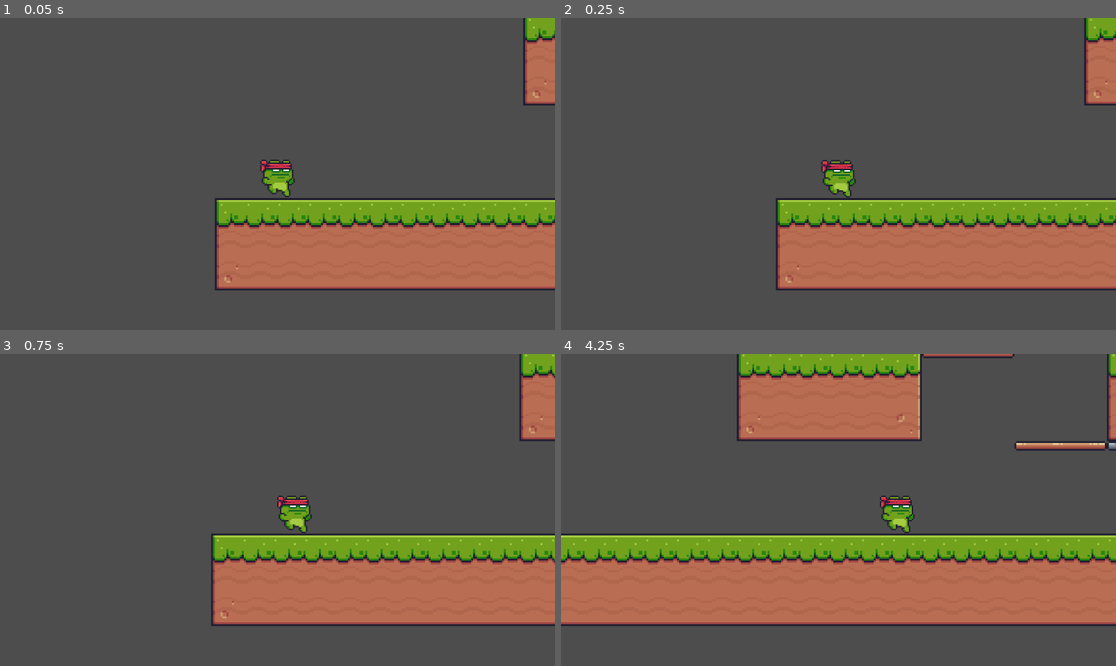
Above: before the commit, frames 1-4 (two rows, left to right).
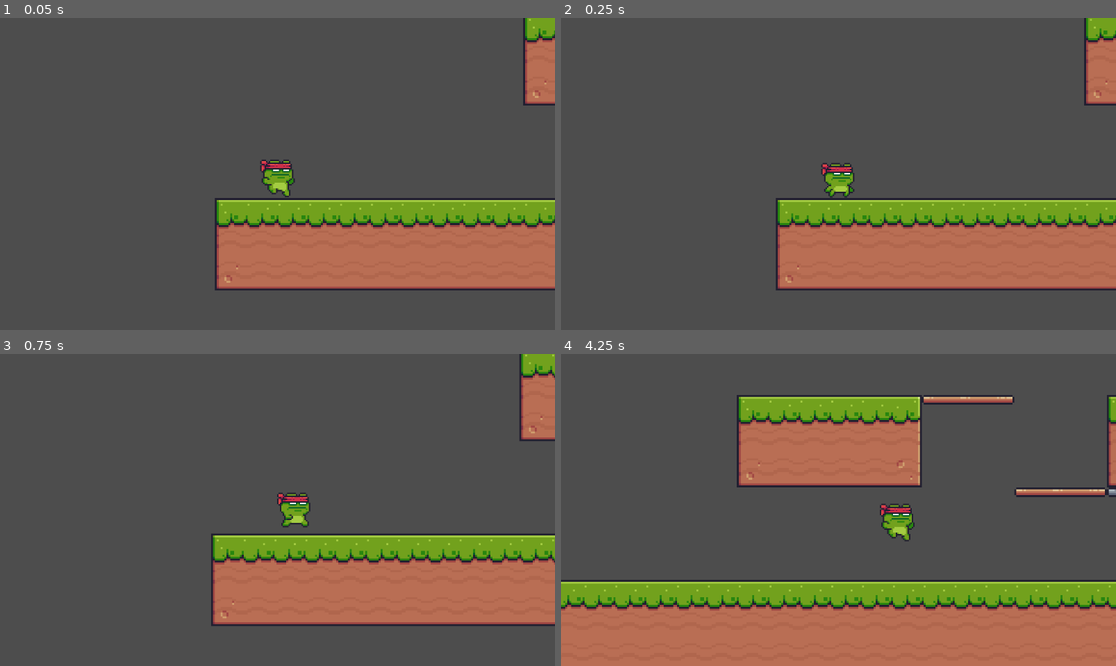
Above: after the commit, the same moments.

Repository: CaioLeaoMarinho/SapoGuerreiro_SENAC
Game: Godot game, scene res://Level.tscn
Same seed, same stepped clock (60 frames per second), same inputs: the game is played once before the commit and once after it.
Inputs:
- Up to frame 1 (0.05 s): no input
- Up to frame 2 (0.25 s): no input
- Up to frame 3 (0.75 s): hold D (input_right) from 0.53 s (still down)
- Up to frame 4 (4.25 s): tap Space (input_jump) at 0.77, 1.52, 3.02, 3.77 s; release D (input_right) at 2.03 s; hold A (input_left) 2.03-2.78 s; hold D (input_right) from 2.78 s (still down)

Frame 1 is identical in both runs. In frame 2, 0.4% of the frame differs, in the area x 46-54%, y 45-58%; in frame 3, 0.4%; in frame 4, 54%, in the area x 0-100%, y 0-100%.

Commit message:
Resolvendo bugs da State Machine
Ao que parece, eu consegui resolver todos os bugs que estavam acontecendo, e até onde eu saiba, a base está pronta, requer mais testes

Diff:
--- a/Player/Scripts/Player.gd
+++ b/Player/Scripts/Player.gd
@@ -31,16 +31,13 @@
 func _ready():
 	_initilialize_player_components()
 
-func _physics_process(delta):
+func _physics_process(_delta):
 	move_and_slide()
 #endregion
 
 #region Custom Methods
 
 func _initilialize_player_components():
-	state_manager.Player = self
-	state_manager.animation_player = animation_player
-
 	for state in state_manager.get_children():
 		state.StateManager = state_manager
 		state.Player = self
--- a/Player/Scripts/PlayerBaseState.gd
+++ b/Player/Scripts/PlayerBaseState.gd
@@ -7,7 +7,7 @@
 	pass
 func _draw_state():
 	pass
-func _update_state(delta : float):
+func _update_state(_delta : float):
 	pass
 func _exit_state():
 	pass
--- a/Player/Scripts/PlayerStateManager.gd
+++ b/Player/Scripts/PlayerStateManager.gd
@@ -85,7 +85,7 @@
 
 func _get_landing():
 	if Player.is_on_floor():
-		_switch_state(fallState)
+		_switch_state(idleState)
 		Player.currentJumps = 0
 
 func _get_idle():
--- a/Player/Scripts/States/PlayerStateFall.gd
+++ b/Player/Scripts/States/PlayerStateFall.gd
@@ -5,11 +5,12 @@
 
 	StateManager._switch_animation("fall")
 
-func _update_state(delta : float):
+func _update_state(_delta : float):
 
-	super(delta)
+	super(_delta)
 
-	StateManager._get_gravity(delta)
+	StateManager._get_input_states()
+	StateManager._get_gravity(_delta)
 	StateManager._get_horizontal_movement()
 	StateManager._get_landing()
 	StateManager._get_flip_h()
--- a/Player/Scripts/States/PlayerStateIdle.gd
+++ b/Player/Scripts/States/PlayerStateIdle.gd
@@ -5,8 +5,8 @@
 
 	StateManager._switch_animation("idle")
 
-func _update_state(delta : float):
-	super(delta)
+func _update_state(_delta : float):
+	super(_delta)
 
 	StateManager._get_falling()
 	StateManager._get_jump()
--- a/Player/Scripts/States/PlayerStateJump.gd
+++ b/Player/Scripts/States/PlayerStateJump.gd
@@ -8,10 +8,11 @@
 
 	StateManager._switch_animation("jump")
 
-func _update_state(delta : float):
-	super(delta)
+func _update_state(_delta : float):
+	super(_delta)
 
-	StateManager._get_gravity(delta)
+	StateManager._get_input_states()
+	StateManager._get_gravity(_delta)
 	StateManager._get_horizontal_movement()
 	StateManager._get_flip_h()
 	StateManager._get_jump_peak()
--- a/Player/Scripts/States/PlayerStateJumpPeak.gd
+++ b/Player/Scripts/States/PlayerStateJumpPeak.gd
@@ -4,12 +4,9 @@
 func _enter_state():
 	super()
 
-	Player.velocity.y = Player.jumpVelocity
-	StateManager._switch_animation("jump")
+	StateManager._switch_animation("fall")
 
-func _update_state(delta : float):
-	super(delta)
+func _update_state(_delta : float):
+	super(_delta)
 
-	StateManager._get_gravity()
-	StateManager._get_horizontal_movement()
-	StateManager._get_flip_h()
+	StateManager._switch_state(StateManager.fallState)
--- a/Player/Scripts/States/PlayerStateWalk.gd
+++ b/Player/Scripts/States/PlayerStateWalk.gd
@@ -5,9 +5,10 @@
 
 	StateManager._switch_animation("walk")
 
-func _update_state(delta : float):
-	super(delta)
+func _update_state(_delta : float):
+	super(_delta)
 
+	StateManager._get_input_states()
 	StateManager._get_falling()
 	StateManager._get_jump()
 	StateManager._get_horizontal_movement()
